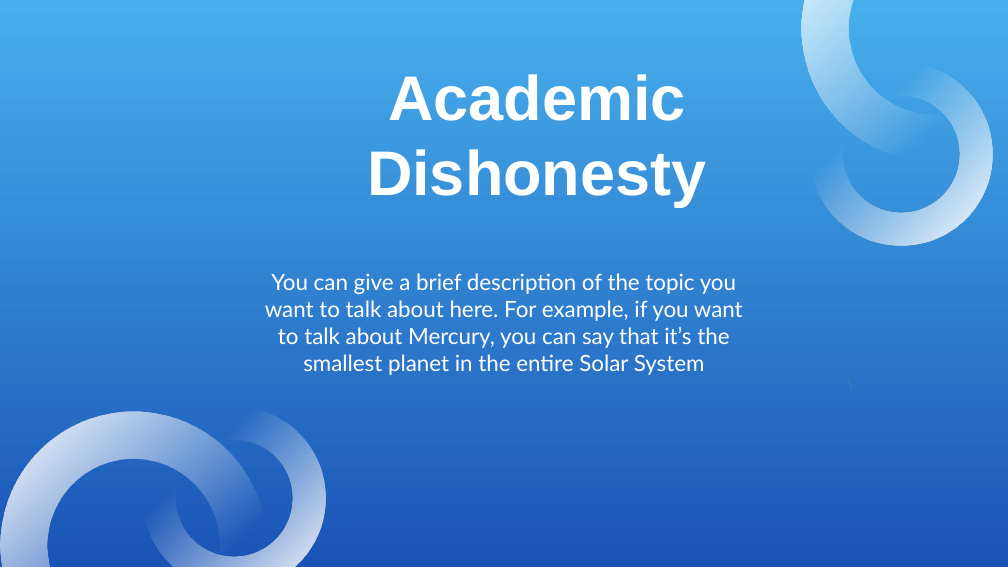
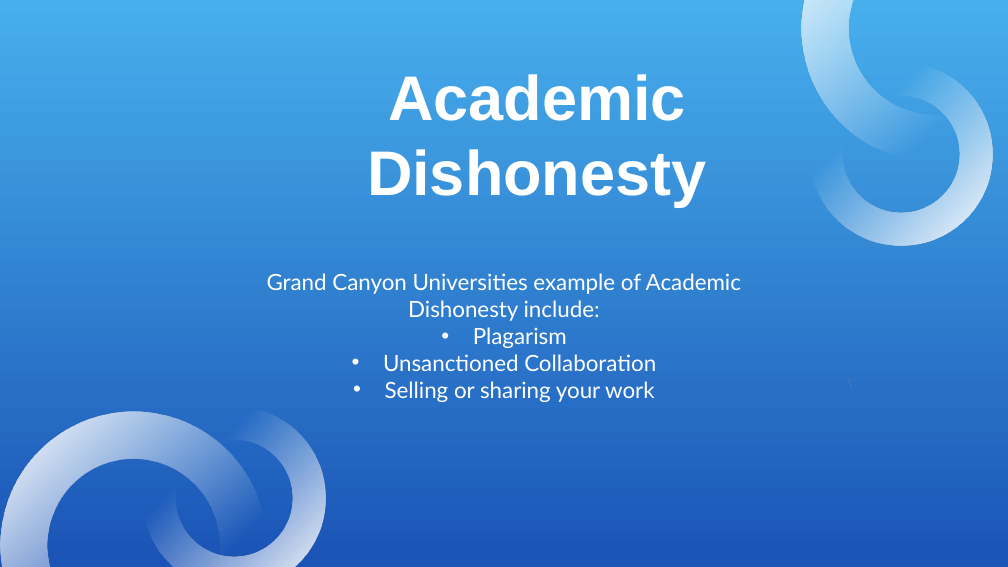
Before and after one commit to rcoon1/GCU-Masters, a slide deck: slide 6 of UNV 507/Topic 1/PSA Policy Violation RCoon.pptx. Drawn at 1008x567 pixels with LibreOffice and Linux fonts; fonts in the diff are those of the drawing. Boxes give left, top, right and bottom in pixels: in the first picture for what was removed or moved away, otherwise in the second. Text is boxed around its words. In the diff, an @@ line names an element or a change of style, - is before the commit and + after.

```diff
--- a/UNV 507/Topic 1/PSA Policy Violation RCoon.pptx
+++ b/UNV 507/Topic 1/PSA Policy Violation RCoon.pptx
@@ subtitle at bbox=[267, 273, 741, 402]: text changed @@
-You can give a brief description of the topic you want to talk about here. For example, if you want to talk about Mercury, you can say that it’s the smallest planet in the entire Solar System
+Grand Canyon Universities example of Academic Dishonesty include:
+• Plagarism
+• Unsanctioned Collaboration
+• Selling or sharing your work
```
Also in this commit, not shown: 4 other slides changed, 2 slides added, 1 slide removed.
